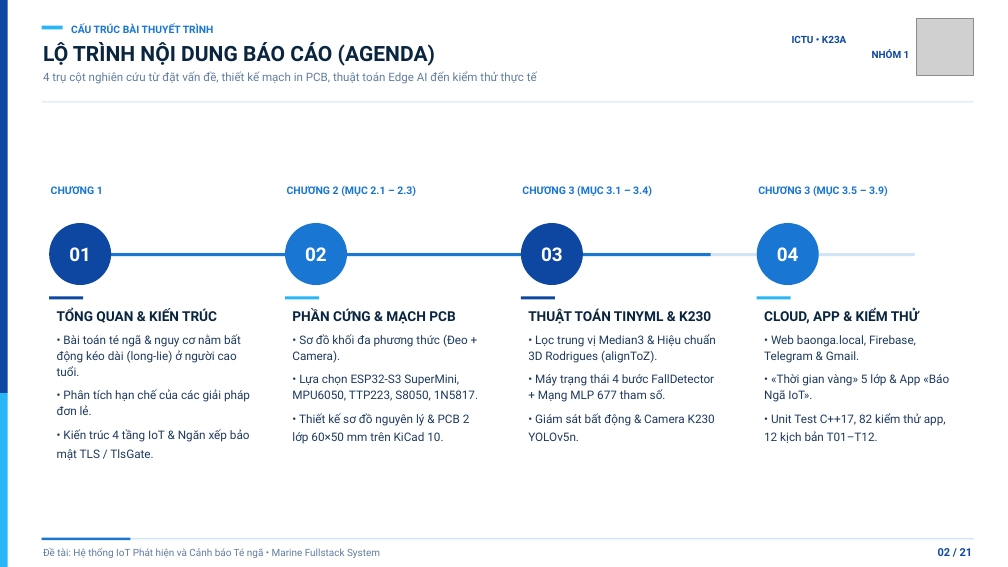
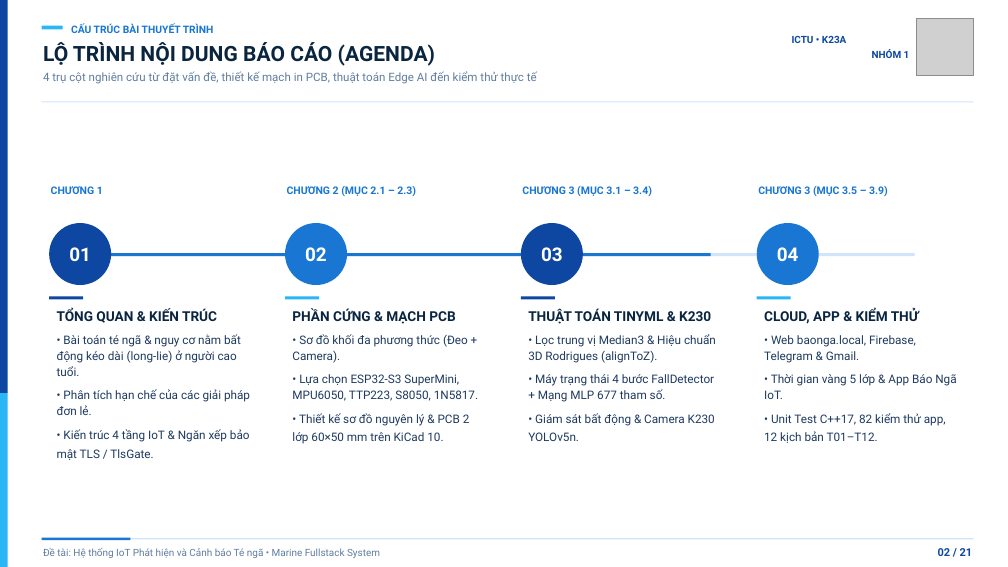
Before and after one commit to twhunq/Fall-Detect, a slide deck: slide 2 of docs/reports/Slide_Thuyet_Trinh_Nhom_1.pptx. Drawn at 1008x567 pixels with LibreOffice and Linux fonts; fonts in the diff are those of the drawing; grey boxes stand for pictures. Boxes give left, top, right and bottom in pixels: in the first picture for what was removed or moved away, otherwise in the second. Text is boxed around its words. In the diff, an @@ line names an element or a change of style, - is before the commit and + after.

Commit message:
done final test

```diff
--- a/docs/reports/Slide_Thuyet_Trinh_Nhom_1.pptx
+++ b/docs/reports/Slide_Thuyet_Trinh_Nhom_1.pptx
@@ text at box(764, 335, 956, 443): text changed @@
-• Web baonga.local, Firebase, Telegram & Gmail.
-• «Thời gian vàng» 5 lớp & App «Báo Ngã IoT».
-• Unit Test C++17, 82 kiểm thử app, 12 kịch bản T01–T12.
+• Web baonga.local, Firebase, Telegram & Gmail.
+• Thời gian vàng 5 lớp & App Báo Ngã IoT.
+• Unit Test C++17, 82 kiểm thử app, 12 kịch bản T01–T12.
```
Also in this commit, not shown: 4 other slides changed, 2 other files.
